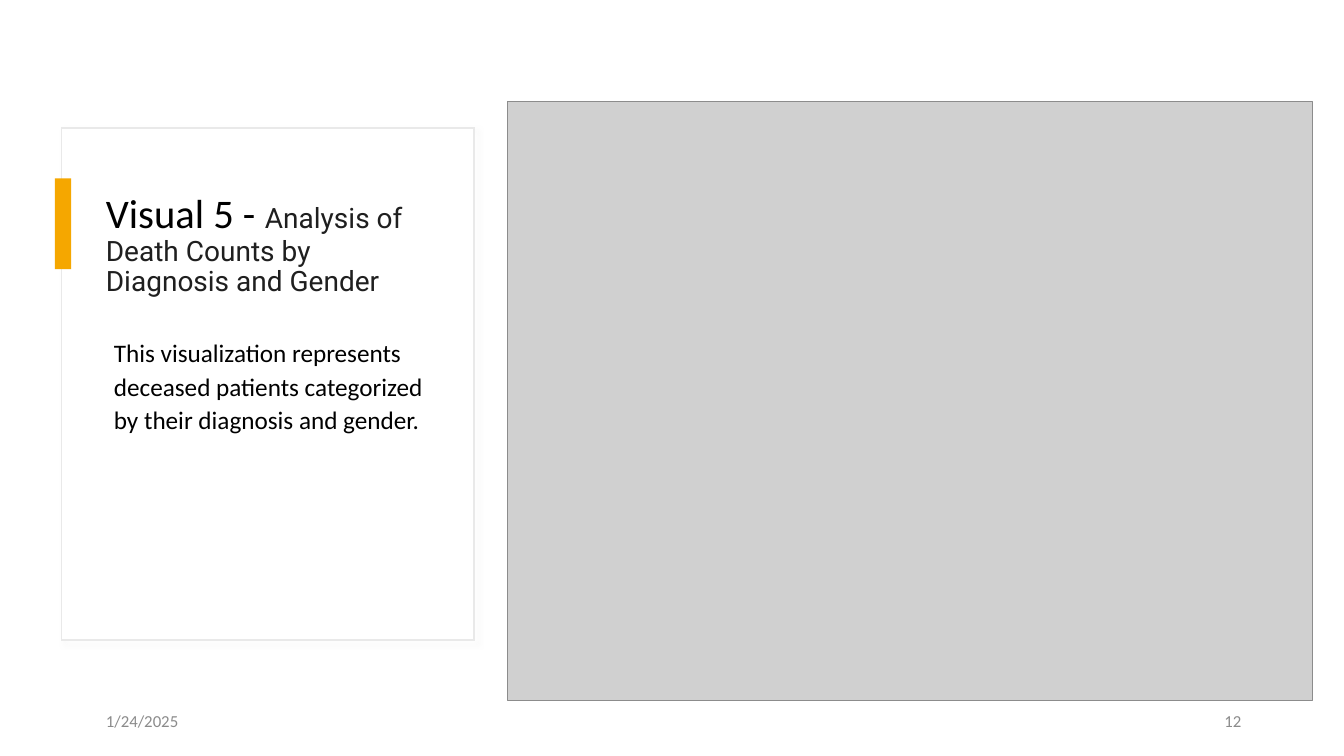
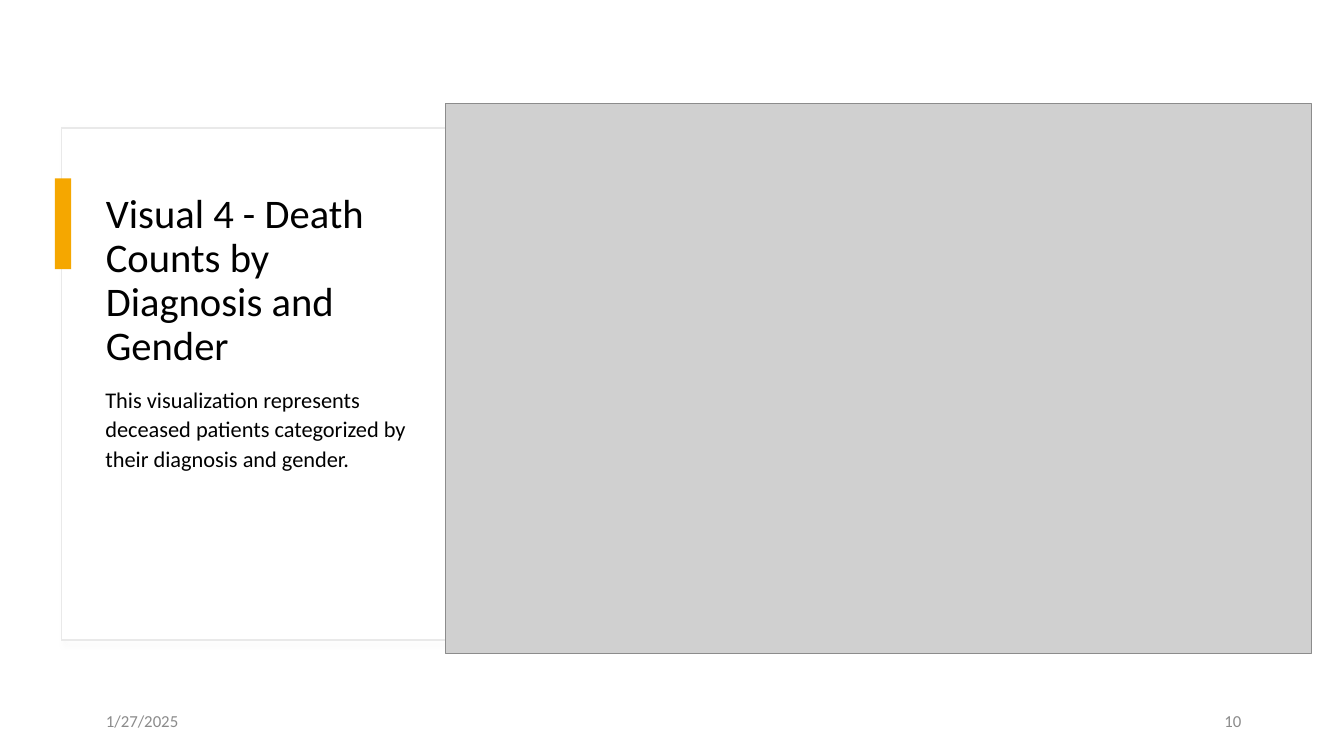
Before and after one commit to AnkitaSavaliya/AIH, a slide deck: slide 10 of MIMIC Visualization.pptx (slide 12 before the commit). Drawn at 1344x756 pixels with LibreOffice and Linux fonts; fonts in the diff are those of the drawing; grey boxes stand for pictures. Boxes give left, top, right and bottom in pixels: in the first picture for what was removed or moved away, otherwise in the second. Text is boxed around its words. In the diff, an @@ line names an element or a change of style, - is before the commit and + after.

```diff
--- a/MIMIC Visualization.pptx
+++ b/MIMIC Visualization.pptx
@@ picture: place and size @@
-picture at [507, 101, 1313, 700]
+picture at [446, 104, 1312, 654]
@@ title at [106, 199, 364, 361]: text changed; size 20 to 29 pt; font Roboto to Calibri; text colour #1F1F1F to #000000 @@
-Visual 5 - Analysis of Death Counts by Diagnosis and Gender
+Visual 4 - Death Counts by Diagnosis and Gender
@@ text "This visualization represents deceased patients ...": place and size @@
-text "This visualization represents deceased patients ..." at [114, 344, 423, 434]
+text "This visualization represents deceased patients ..." at [105, 392, 406, 471]
@@ text "This visualization represents deceased patients ..." at [105, 392, 406, 471]: size 18 to 16 pt @@
@@ text at [106, 715, 178, 728]: text changed @@
-1/24/2025
+1/27/2025
@@ page number at [1224, 716, 1241, 727]: text changed @@
-12
+10
```
Also in this commit, not shown: 10 other slides changed, 1 slide added, 3 slides removed, 1 other file.
